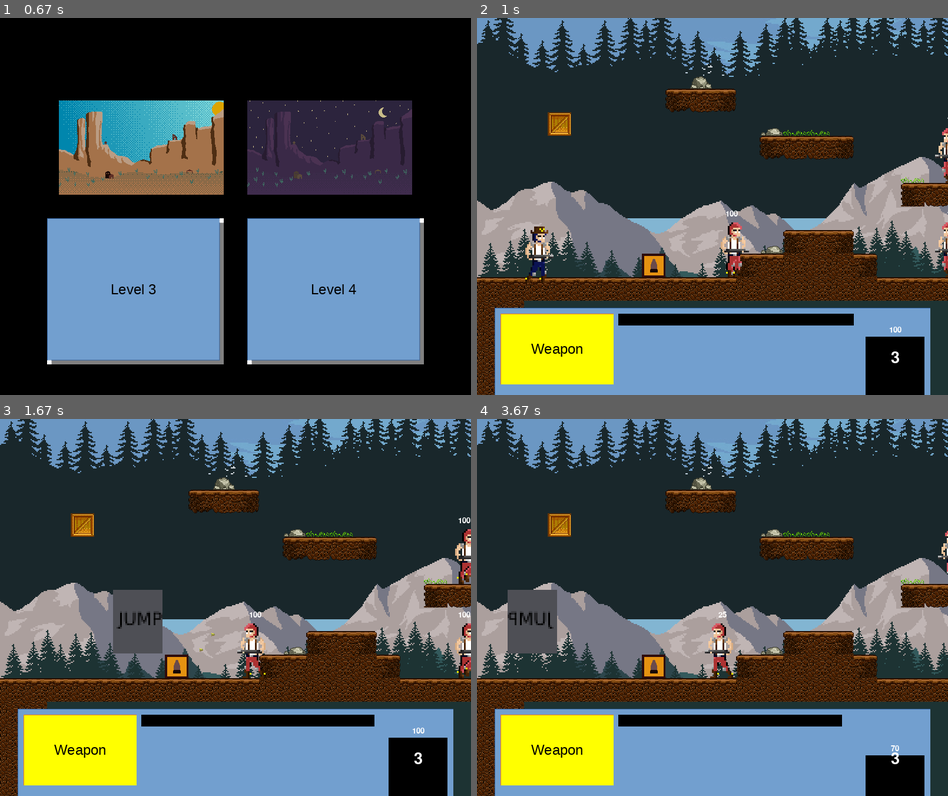
Above: before the commit, frames 1-4 (two rows, left to right).
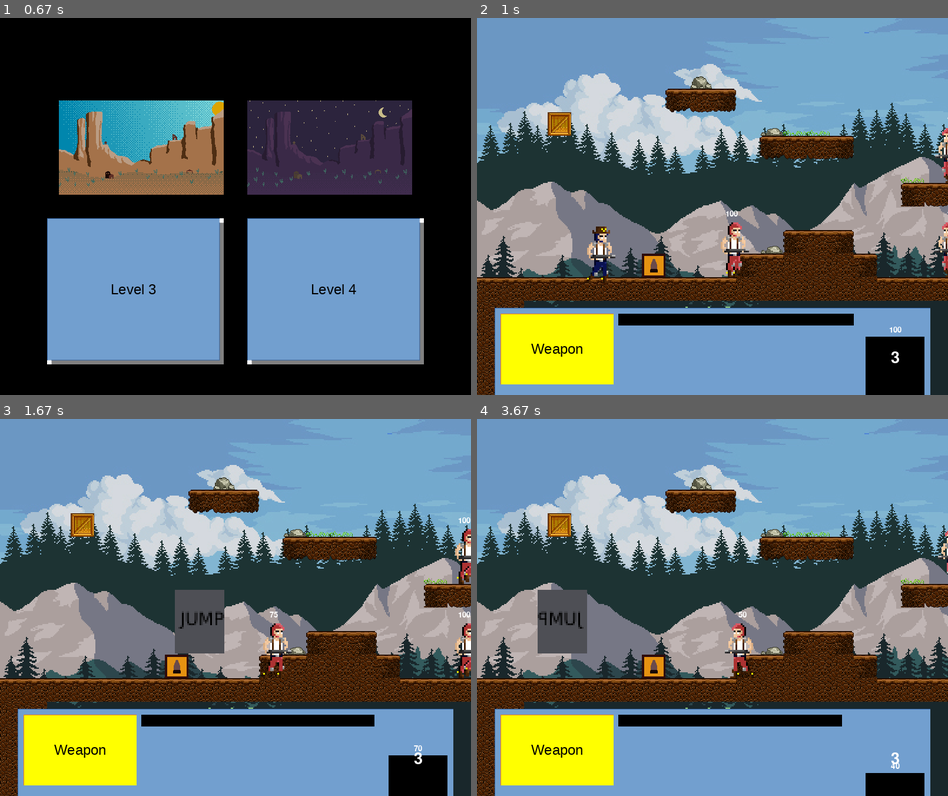
Above: after the commit, the same moments.

Repository: DevsInTheShed/pyGameJam2021
Game: pygame game, started from main.py
Same seed, same stepped clock (60 frames per second), same inputs: the game is played once before the commit and once after it.
Inputs (mouse positions are in pixels of both pictures, inside the frame that each line leads up to):
- Up to frame 1 (0.67 s): click (235, 217) at 0.38 s
- Up to frame 2 (1 s): click (811, 289) at 0.72 s
- Up to frame 3 (1.67 s): hold Right 1-1.47 s; move the mouse to (386, 596) at 1.03 s; hold Up from 1.5 s (still down); tap Space at 1.57 s
- Up to frame 4 (3.67 s): release Up at 1.8 s; hold Right 1.83-2.3 s; tap Space at 1.9, 2.2, 2.4, 2.7, 2.97, 3.27, 3.4 s; hold Left 2.33-2.87 s; hold Left 2.9-3.3 s; hold Up from 3.33 s (still down)

Frame 1 is identical in both runs. In frame 2, 30% of the frame differs, in the area x 0-100%, y 0-77%; in frame 3, 34%, in the area x 0-100%, y 0-90%; in frame 4, 33%.

Commit message:
feature: add scroll to world

Diff:
--- a/game/character.py
+++ b/game/character.py
@@ -45,14 +45,14 @@
         self.enemies = []
 
     def move(self, move_left, move_right):
-        delta_x = 0
+        self.delta_x = 0
 
         if move_left:
-            delta_x = -self.speed
+            self.delta_x = -self.speed
             self.flipSprite = True
             self.direction = -1
         if move_right:
-            delta_x = self.speed
+            self.delta_x = self.speed
             self.flipSprite = False
             self.direction = 1
         if self.state[pygame.K_UP] and not self.in_air:
@@ -65,14 +65,13 @@
             self.velocity_y = 10
         delta_y = self.velocity_y
 
-        #collision
-
         if self.rect.bottom + delta_y > self.floor:
             delta_y = self.floor - self.rect.bottom
             self.in_air = False
 
-        self.rect.x += delta_x
+        self.rect.x += self.delta_x
         self.rect.y += delta_y
+
 
     def update_action(self, new_action):
         if new_action != self.action:
--- a/game/collectable.py
+++ b/game/collectable.py
@@ -3,19 +3,21 @@
 import pygame
 
 
-class ItemBox(pygame.sprite.Sprite):
+class Collectable(pygame.sprite.Sprite):
     def __init__(self, img, x ,y):
         pygame.sprite.Sprite.__init__(self)
-        #self.itemType = itemType
         self.image = img
         self.rect = self.image.get_rect()
         self.rect.midtop = (x + TileSize//2, y + (TileSize - self.image.get_height()))
 
 
+    def update(self, scroll=0):
+        self.rect.x += scroll
 
-class Decorators(pygame.sprite.Sprite):
+class ItemBox(Collectable):
     def __init__(self, img, x ,y):
-        pygame.sprite.Sprite.__init__(self)
-        self.image = img
-        self.rect = self.image.get_rect()
-        self.rect.midtop = (x + TileSize//2, y + (TileSize - self.image.get_height()))
+        super().__init__(img, x ,y)
+
+class Decorators(Collectable):
+    def __init__(self, img, x ,y):
+        super().__init__(img, x ,y)
--- a/game/enemy.py
+++ b/game/enemy.py
@@ -62,7 +62,8 @@
         if self.weapons[self.currentWeapon].timer > 0:
             self.weapons[self.currentWeapon].timer -= 1
 
-    def draw(self):
+    def draw(self, scroll):
+        self.rect.x += scroll
         self.update()
 
         health = SmallFont.render(str(self.health), 1, WHITE)
--- a/game/globals.py
+++ b/game/globals.py
@@ -18,7 +18,7 @@
 }
 
 # Color constants
-ViewScreenBackgroundColor = (61, 43, 31)
+BackgroundColor = (144, 201, 120)
 GroundColor = (255, 200, 200)
 WHITE = (255,255,255)
 BLACK = (0,0,0)
@@ -41,9 +41,9 @@
 ShotgunImg = pygame.image.load(os.path.join('assets', 'sprites', 'icons', 'shotgun.png'))
 
 #background
-pine1_img = pygame.image.load(os.path.join('assets', 'background', 'mountain.png')).convert_alpha()
-pine2_img = pygame.image.load(os.path.join('assets', 'background', 'pine1.png')).convert_alpha()
-mountain_img = pygame.image.load(os.path.join('assets', 'background', 'pine2.png')).convert_alpha()
+mountain_img = pygame.image.load(os.path.join('assets', 'background', 'mountain.png')).convert_alpha()
+pine1_img = pygame.image.load(os.path.join('assets', 'background', 'pine1.png')).convert_alpha()
+pine2_img = pygame.image.load(os.path.join('assets', 'background', 'pine2.png')).convert_alpha()
 sky_img = pygame.image.load(os.path.join('assets', 'background', 'sky_cloud.png')).convert_alpha()
 
 # level tiles
@@ -71,10 +71,9 @@
 FPS = 60
 GRAVITY = 0.75
 CharacterScale = 3
-bg_scroll = 0
-CollideLeft = pygame.USEREVENT + 1
-CollideRight = pygame.USEREVENT + 2
-CollideTop = pygame.USEREVENT + 3
+bgScroll = 0
+ScrollThreashold = 100
+
 
 
 def getCharacterSprites(characterTypes, animationTypes, spriteList):
--- a/game/player.py
+++ b/game/player.py
@@ -1,6 +1,7 @@
+from pygame.sprite import RenderUpdates
 from game.weapons import Weapon
 import pygame
-from game.globals import PlayerSprites,ShotgunImg
+from game.globals import PlayerSprites, SCREEN, ScrollThreashold,ShotgunImg
 from game.character import Character
 
 class Player(Character):
@@ -36,6 +37,15 @@
         self.alive = True
         self.update_action(self.actions.jump)
 
+    def move(self, move_left, move_right):
+        super().move(move_left, move_right)
+
+        #handle screen scroll on player
+        if self.rect.right > SCREEN.width - ScrollThreashold or self.rect.left < ScrollThreashold:
+            self.rect.x -= self.delta_x
+            return -self.delta_x
+        else:
+            return 0
 
     def draw(self):
         self.update()
@@ -49,6 +59,7 @@
                 self.update_action(self.actions.run)
             else:
                 self.update_action(self.actions.idle)
-            self.move(self.state[pygame.K_LEFT], self.state[pygame.K_RIGHT])
+            screenScroll = self.move(self.state[pygame.K_LEFT], self.state[pygame.K_RIGHT])
 
         super().draw()
+        return screenScroll
--- a/game/world.py
+++ b/game/world.py
@@ -3,7 +3,7 @@
 import pygame
 from game.collectable import Decorators, ItemBox
 from game.enemy import Enemy
-from game.globals import CollideLeft, CollideRight, EnemyTypes, TileList, TileSize, ViewScreen
+from game.globals import EnemyTypes, TileList, TileSize, ViewScreen
 from game import enums
 
 
@@ -28,7 +28,7 @@
 
                     #obstacles
                     if tile >= 0 and tile <= 8:
-                        self.obstacles.add(WorldTile(tileImg, tileRect.x, tileRect.y, self.player))
+                        self.obstacles.add(WorldTile(tileImg, tileRect.x, tileRect.y))
 
                     #water
                     elif tile >=9 and tile <= 10:
@@ -97,57 +97,31 @@
             self.collision(self.obstacles, enemy)
 
 
-    def draw(self):
+    def draw(self, scroll=0):
         self.update()
-        # for tile in self.obstacles:
-        #     ViewScreen.blit(tile[0], tile[1])
 
-        self.obstacles.update()
+        self.obstacles.update(scroll)
         self.obstacles.draw(ViewScreen)
 
 
-        self.decorators.update()
+        self.decorators.update(scroll)
         self.decorators.draw(ViewScreen)
 
-        self.collectables.update()
+        self.collectables.update(scroll)
         self.collectables.draw(ViewScreen)
 
 
         for enemy in self.enemies:
-            enemy.draw()
+            enemy.draw(scroll)
 
 
 class WorldTile(pygame.sprite.Sprite):
-    def __init__(self, img, x ,y, player):
+    def __init__(self, img, x ,y):
         pygame.sprite.Sprite.__init__(self)
         self.image = img
         self.rect = self.image.get_rect()
         self.rect.x = x
         self.rect.y = y
-        self.player = player
 
-    # def update(self):
-    #     feet = self.player.rect.bottom - TileSize
-
-    #     #collide left
-    #     if self.rect.collidepoint(self.player.rect.right - TileSize, feet):
-    #         self.player.state[pygame.K_RIGHT] = False
-    #         self.player.rect.x -= 1
-
-    #     # collide right
-    #     if self.rect.collidepoint(self.player.rect.left + TileSize, feet):
-    #         self.player.state[pygame.K_LEFT] = False
-    #         self.player.rect.x += 1
-
-    #     # collide feet
-    #     if self.rect.collidepoint(self.player.rect.centerx, self.player.rect.bottom):
-    #         if self.player.velocity_y >= 0:
-    #             self.player.velocity_y = 0
-    #             self.player.in_air = False
-    #             self.player.delta_y = self.rect.top
-
-    #     # collide head
-    #     if self.rect.collidepoint(self.player.rect.centerx, self.player.rect.top):
-    #         if self.player.velocity_y < 0:
-    #             self.player.velocity_y = 0
-    #             self.player.delta_y = self.rect.bottom
+    def update(self, scroll=0):
+        self.rect.x += scroll
--- a/level/level1.py
+++ b/level/level1.py
@@ -10,7 +10,7 @@
     def __init__(self, player):
         self.title = "Level 1"
         self.player = player
-
+        self.ScreenScroll = 0
         self.COLS = 150
         self.worldData = []
 
@@ -32,23 +32,27 @@
 
     def draw_bg(self):
         #background
-        width = globals.sky_img.get_width()
-        for x in range(5):
-            globals.ViewScreen.blit(globals.sky_img, ((x * width) - globals.bg_scroll * 0.5, 0))
-            globals.ViewScreen.blit(globals.mountain_img, ((x * width) - globals.bg_scroll * 0.6, globals.SCREEN.height - globals.mountain_img.get_height() - 300))
-            globals.ViewScreen.blit(globals.pine1_img, ((x * width) - globals.bg_scroll * 0.7, globals.SCREEN.height - globals.pine1_img.get_height() - 150))
-            globals.ViewScreen.blit(globals.pine2_img, ((x * width) - globals.bg_scroll * 0.8, globals.SCREEN.height - globals.pine2_img.get_height()))
+        # width = globals.sky_img.get_width()
+        # for x in range(5):
+        #     globals.ViewScreen.blit(globals.sky_img, ((x * width) - globals.bg_scroll * 0.5, 0))
+        #     globals.ViewScreen.blit(globals.mountain_img, ((x * width) - globals.bg_scroll * 0.6, globals.SCREEN.height - globals.mountain_img.get_height() - 300))
+        #     globals.ViewScreen.blit(globals.pine1_img, ((x * width) - globals.bg_scroll * 0.7, globals.SCREEN.height - globals.pine1_img.get_height() - 150))
+        #     globals.ViewScreen.blit(globals.pine2_img, ((x * width) - globals.bg_scroll * 0.8, globals.SCREEN.height - globals.pine2_img.get_height()))
+        globals.ViewScreen.blit(globals.sky_img, (0, 0))
+        globals.ViewScreen.blit(globals.pine1_img, (0, globals.SCREEN.height - globals.pine1_img.get_height()-200))
+        globals.ViewScreen.blit(globals.mountain_img, (0, globals.SCREEN.height - globals.mountain_img.get_height() - 150))
+        globals.ViewScreen.blit(globals.pine2_img, (0, globals.SCREEN.height - 300))
 
     def draw(self):
-        globals.ViewScreen.fill(globals.ViewScreenBackgroundColor)
+        globals.ViewScreen.fill(globals.BackgroundColor)
         Title = globals.TitleFont.render(self.title, 1, globals.WHITE)
         globals.ViewScreen.blit(Title, (globals.SCREEN.left + 20, 20))
 
         self.draw_bg()
-        self.world.draw()
+        self.world.draw(self.ScreenScroll)
 
         if self.player.alive:
-            self.player.draw()
+            self.ScreenScroll = self.player.draw()
         else:
             if self.player.lives > 0:
                 if Button(globals.ViewScreen, globals.SCREEN.centerx - globals.StartImg.get_rect().width//2, globals.SCREEN.centery, globals.StartImg).draw():
--- a/screen/stage.py
+++ b/screen/stage.py
@@ -11,7 +11,7 @@
         super().__init__(state)
         self.gameState = state
         self.init = False
-        self.player1 = Player(globals.PlayerTypes["player"], 100, 450, 5)
+        self.player1 = Player(globals.PlayerTypes["player"], 205, 450, 5)
         self.hud = Hud()
 
     def levelInit(self):
@@ -35,9 +35,6 @@
 
         for event in pygame.event.get():
 
-            if event.type == globals.CollideTop:
-                self.player1.rect.y += globals.TileSize
-
             if event.type == pygame.KEYDOWN:
                 if event.key == pygame.K_ESCAPE:
                     return False
